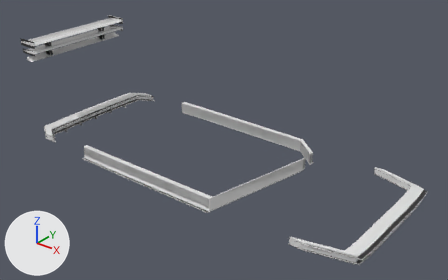
The glTF model veiculos/sketchfab/pecas/gol-quadrado/gol-quadrado_pecas.glb: old version first, new version second.
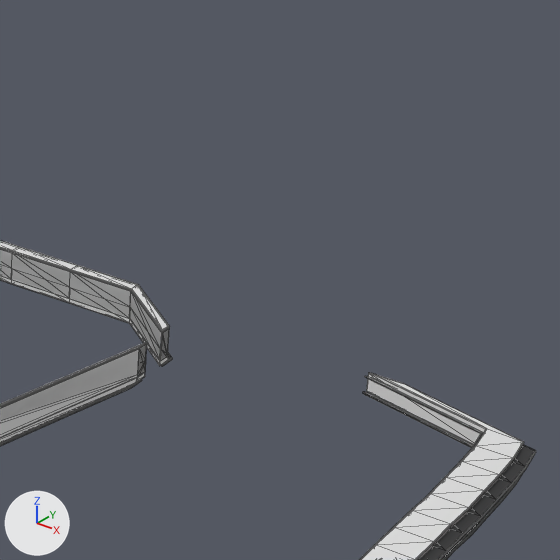
Each version is shown whole from a 50 mm lens placed at (3.378, -3.933, 2.899), pointed at (0.228, 0.004, 0.458), then close up on the part from 58% to 97% of the width and 18% to 81% of the height. Every picture has the same lights, and +X, +Y and +Z are marked at lower left. The older version's two pictures come first. The close-ups show mesh edges as thin lines.

Objects in the first close-up: 'bumper_front__esportivo', 'bumper_front__lip', 'saia__esportiva', 'saia__lisa'.
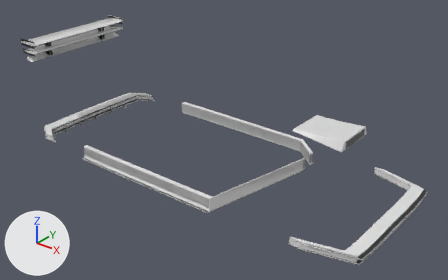
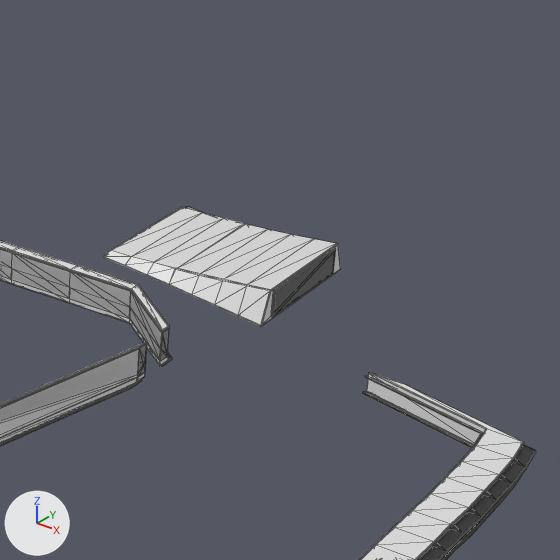
Changed parts and their boxes [x1, y1, x2, y2] in the close-ups (560 x 560 px):
'hood__tomada', added: after [104, 206, 341, 326]
    faces in mat_pintura (white #e7e7e7): [104, 206, 341, 326]
    faces in mat_chassi (black #2c2c2d): [274, 250, 336, 316]

The change, as a diff of the scene's bpy script:
```diff
--- a/veiculos/sketchfab/pecas/gol-quadrado/gol-quadrado_pecas.glb.py
+++ b/veiculos/sketchfab/pecas/gol-quadrado/gol-quadrado_pecas.glb.py
@@ me_hood__tomada @@
+me_hood__tomada.from_pydata(...)  # 170 vertices, 332 faces; spans x 1.061..1.504, y -0.199..0.199, z 0.816..0.898
+# faces by material slot: [320, 12]
+me_hood__tomada.materials.append(mat_pintura)  # white #e7e7e7
+me_hood__tomada.materials.append(mat_chassi)  # black #2c2c2d
@@ ob_hood__tomada @@
+ob_hood__tomada = bpy.data.objects.new('hood__tomada', me_hood__tomada)
+ob_hood__tomada.location = (0.0, 0.0, 0.0)
```
